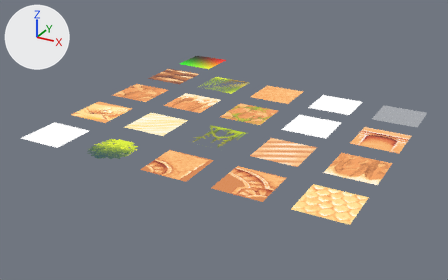
An edit to the Blender file assets/materials/materials.blend, drawn before and after from the same camera.
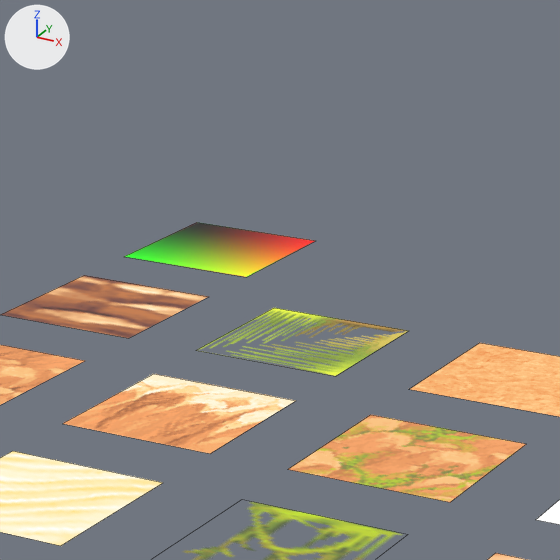
Each version appears first whole from a 50 mm camera at (17.59, -17.48, 10.17) aimed at (5.22, 5.03, -1.08), and next in a close-up on the part from 33% to 64% of the width and 0% to 50% of the height. Arrows for +X, +Y and +Z are at upper left; the lights stay in place. The close-ups show mesh edges as thin lines.
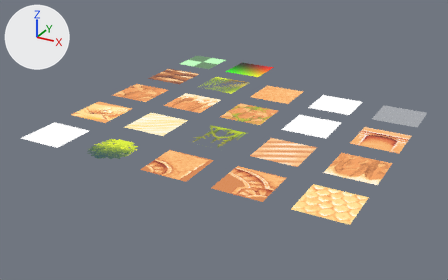
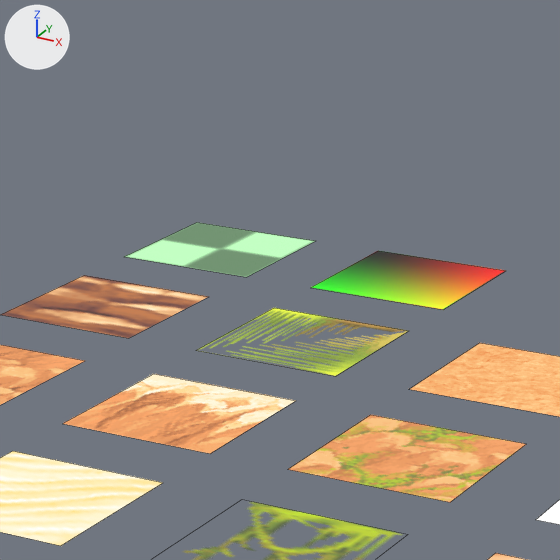
What differs and where, as boxes [x1, y1, x2, y2] in the close-ups (560 x 560 px):
'Plane.021', added
    after: [311, 251, 506, 310]
'Plane.020', recoloured
    both: [124, 222, 315, 277]

Diff of the bpy script that builds the scene:
```diff
--- a/assets/materials/materials.blend.py
+++ b/assets/materials/materials.blend.py
@@ img_checker_png @@
+img_checker_png = load_image('checker.png', '../images/test/checker.png', 16, 16, 'sRGB')
@@ mat_materials_test_checker_ground @@
+mat_materials_test_checker_ground = bpy.data.materials.new('materials/test/checker-ground')
+# colours: black #000000, green #bcffbc, green #638963
+# uses the picture img_checker_png
@@ me_plane_020 @@
 me_plane_020.from_pydata(...)  # 4 vertices, 1 face; spans x -1.0..1.0, y -1.0..1.0, z 0.0
-me_plane_020.materials.append(mat_materials_test)
+me_plane_020.materials.append(mat_materials_test_checker_ground)
@@ me_plane_021 @@
+me_plane_021.from_pydata(...)  # 4 vertices, 1 face; spans x -1.0..1.0, y -1.0..1.0, z 0.0
+me_plane_021.materials.append(mat_materials_test)
@@ ob_plane_021 @@
+ob_plane_021 = bpy.data.objects.new('Plane.021', me_plane_021)
+ob_plane_021.location = (3.0, 12.0, 0.0)
```
